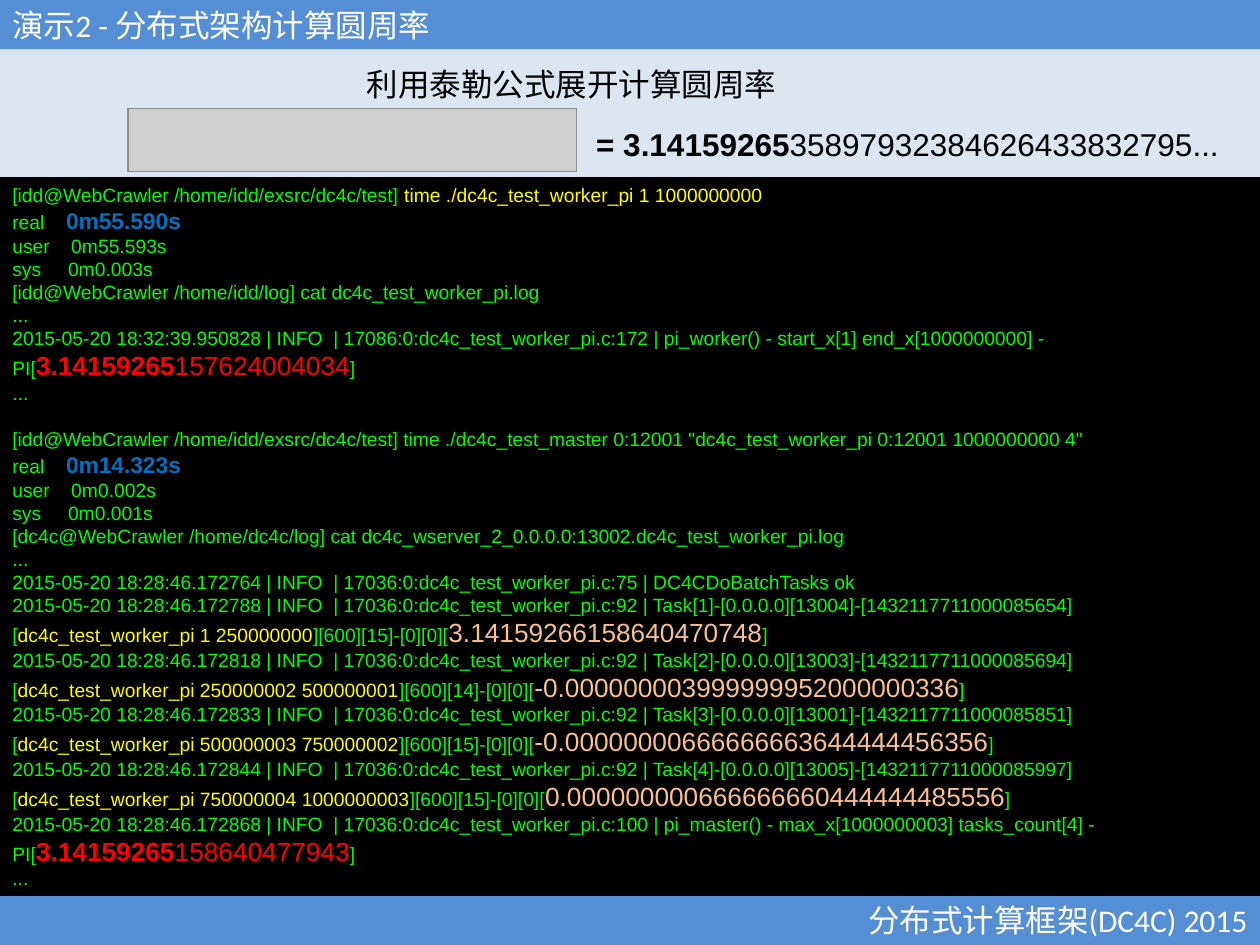
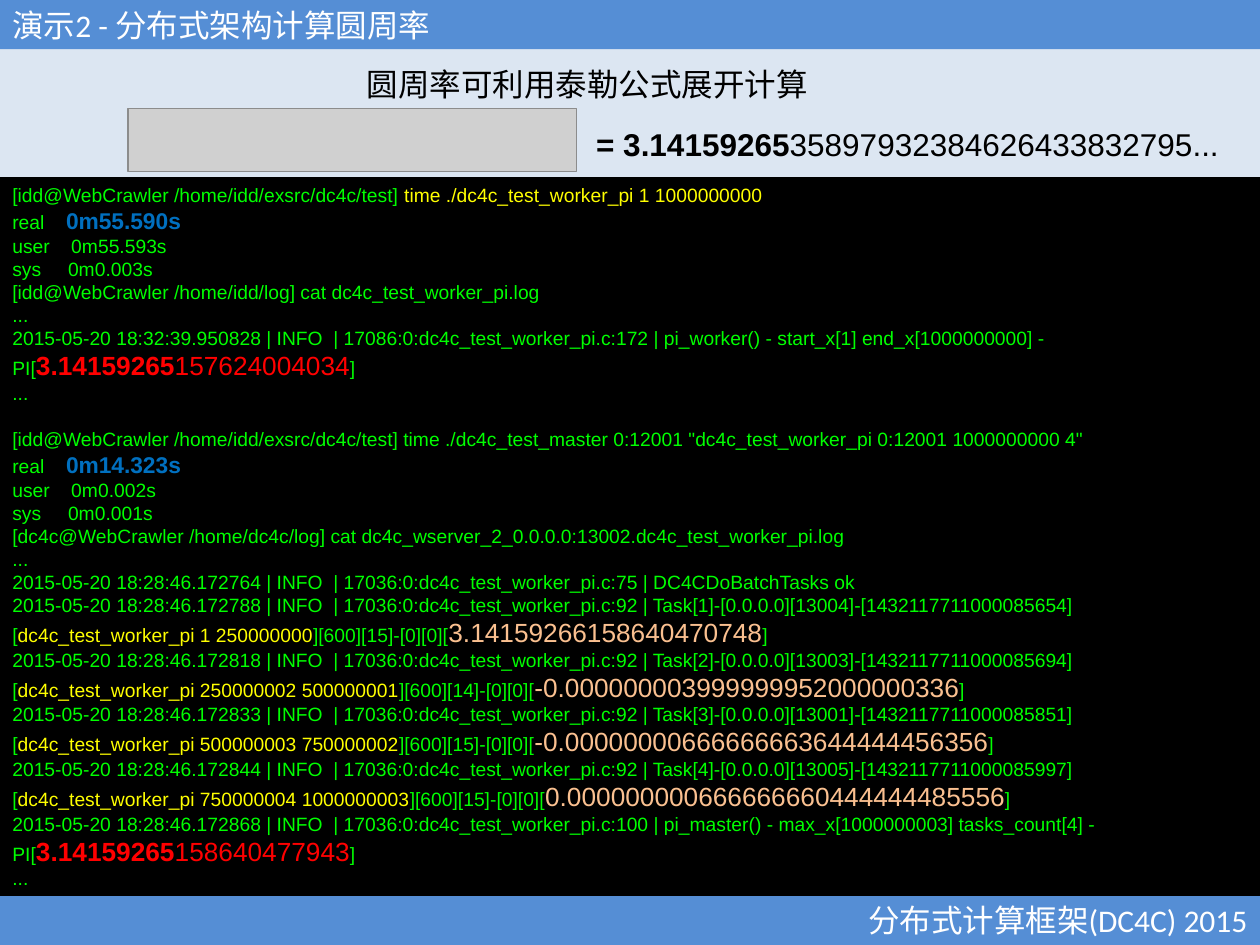
Before and after one commit to xubingyue/dc4c, a slide deck: slide 32 of doc/DC4C.ppt. Drawn at 1260x945 pixels with LibreOffice and Linux fonts; fonts in the diff are those of the drawing; grey boxes stand for pictures. Boxes give left, top, right and bottom in pixels: in the first picture for what was removed or moved away, otherwise in the second. Text is boxed around its words. In the diff, an @@ line names an element or a change of style, - is before the commit and + after.

```diff
--- a/doc/DC4C.ppt
+++ b/doc/DC4C.ppt
@@ text at <box>367,69,808,99</box>: text changed @@
-利用泰勒公式展开计算圆周率
+圆周率可利用泰勒公式展开计算
```
Also in this commit, not shown: 8 other files.
